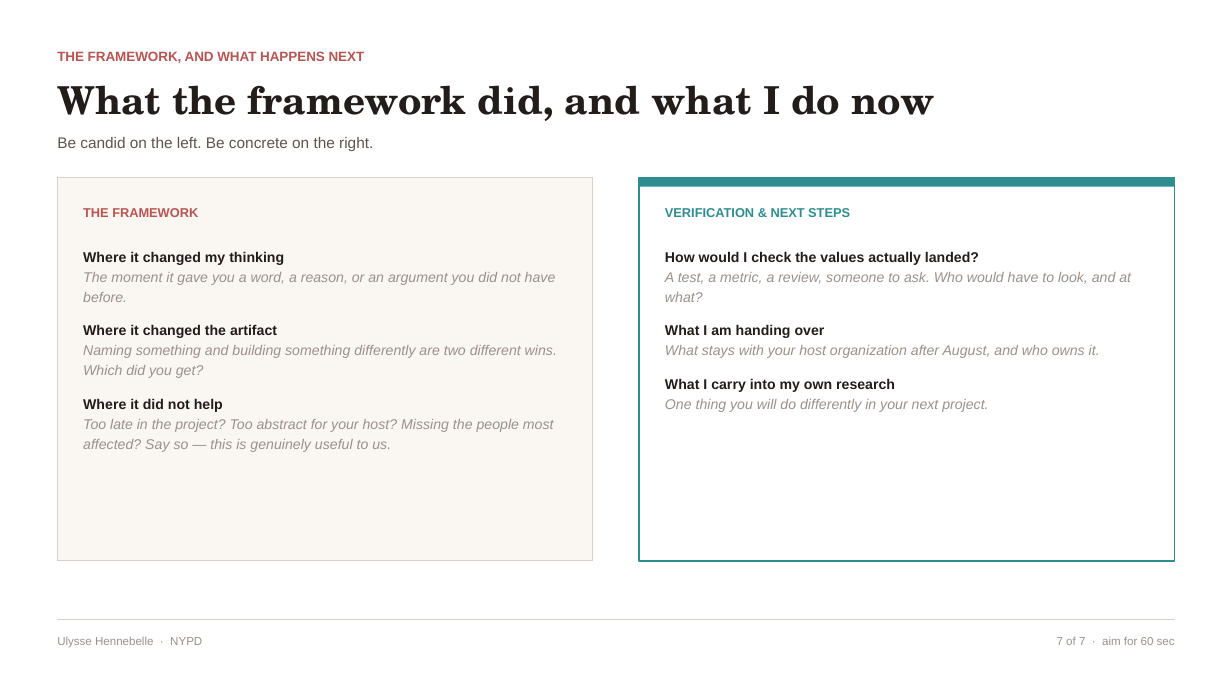
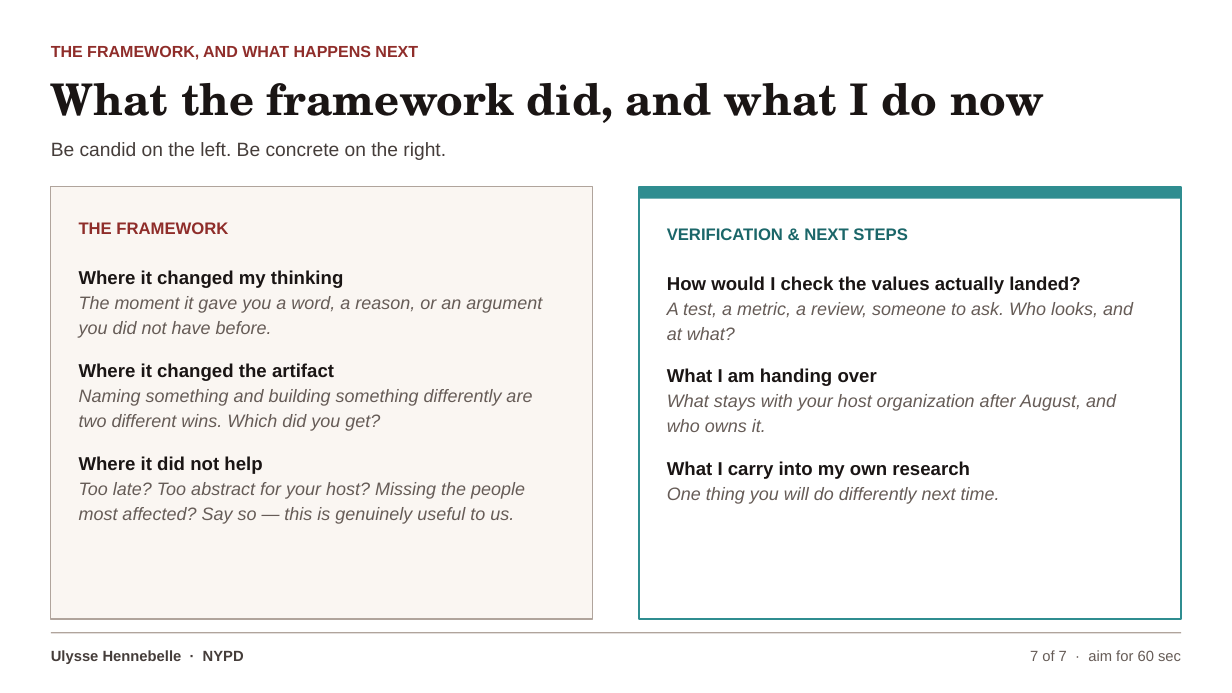
Before and after one commit to PiTechEthics/pitechethics.github.io, a slide deck: slide 75 of output/pptx/2026-VAP-Fellow-Final-Presentation-Template.pptx. Drawn at 1232x693 pixels with LibreOffice and Linux fonts; fonts in the diff are those of the drawing. Boxes give left, top, right and bottom in pixels: in the first picture for what was removed or moved away, otherwise in the second. Text is boxed around its words. In the diff, an @@ line names an element or a change of style, - is before the commit and + after.

```diff
--- a/output/pptx/2026-VAP-Fellow-Final-Presentation-Template.pptx
+++ b/output/pptx/2026-VAP-Fellow-Final-Presentation-Template.pptx
@@ text "THE FRAMEWORK, AND WHAT HAPPENS ..." at [51, 45, 418, 60]: size 10.5 to 12.5 pt, text colour #B75552 to #8F2D2A @@
@@ text "What the framework did, and ..." at [51, 83, 1044, 123]: size 30 to 34 pt, text colour #221C1B to #1A1514; line spacing 1.05 to 1.04 @@
@@ text "Be candid on the left. ..." at [51, 142, 446, 160]: size 12 to 15 pt, text colour #5D5450 to #453D3A @@
@@ rectangle: place and size @@
-rectangle at [57, 177, 593, 561]
+rectangle at [51, 187, 593, 619]
@@ rectangle at [51, 187, 593, 619]: outline #D8D0CA 0.75 pt to #B0A49C 1 pt @@
@@ rectangle: place and size @@
-rectangle at [640, 177, 1176, 187]
+rectangle at [640, 187, 1182, 199]
@@ rectangle: place and size @@
-rectangle at [640, 177, 1176, 561]
+rectangle at [640, 187, 1182, 619]
@@ rectangle at [640, 187, 1182, 619]: outline #2F8D90 1.25 pt to #2F8D90 1.75 pt @@
@@ text at [79, 222, 542, 474]: size 10 to 13 pt, text colour #B75552 to #8F2D2A in "THE FRAMEWORK"; size 11 to 14.5 pt, text colour #221C1B to #1A1514 in "Where it changed my thinking", "Where it changed the artifact", "Where it did not help"; size 11 to 14 pt, text colour #9A918C to #665C57 in "The moment it gave you a word, ...", "Naming something and building something differently are ..."; line spacing 1.18 to 1.16; more space between paragraphs @@
@@ text "THE FRAMEWORK": place and size @@
-text "THE FRAMEWORK" at [83, 208, 557, 452]
+text "THE FRAMEWORK" at [79, 222, 542, 524]
@@ text at [667, 228, 1116, 480]: size 10 to 13 pt, text colour #2F8D90 to #1B6669 in "VERIFICATION & NEXT STEPS"; size 11 to 14.5 pt, text colour #221C1B to #1A1514 in "How would I check the values actually ...", "What I am handing over", "What I carry into my own research"; size 11 to 14 pt, text colour #9A918C to #665C57 in "What stays with your host organization after ..."; line spacing 1.18 to 1.16; more space between paragraphs @@
@@ text "VERIFICATION & NEXT STEPS": place and size @@
-text "VERIFICATION & NEXT STEPS" at [665, 208, 1131, 412]
+text "VERIFICATION & NEXT STEPS" at [667, 228, 1133, 504]
@@ text at [667, 302, 1133, 340]: text changed; size 11 to 14 pt; text colour #9A918C to #665C57 @@
-A test, a metric, a review, someone to ask. Who would have to look, and at what?
+A test, a metric, a review, someone to ask. Who looks, and at what?
@@ text at [79, 482, 525, 524]: text changed; size 11 to 14 pt; text colour #9A918C to #665C57 @@
-Too late in the project? Too abstract for your host? Missing the people most affected? Say so — this is genuinely useful to us.
+Too late? Too abstract for your host? Missing the people most affected? Say so — this is genuinely useful to us.
@@ text at [667, 487, 1000, 504]: text changed; size 11 to 14 pt; text colour #9A918C to #665C57 @@
-One thing you will do differently in your next project.
+One thing you will do differently next time.
@@ text "Ulysse Hennebelle · NYPD": place and size @@
-text "Ulysse Hennebelle · NYPD" at [57, 637, 202, 647]
+text "Ulysse Hennebelle · NYPD" at [51, 650, 244, 664]
@@ text "Ulysse Hennebelle · NYPD" at [51, 650, 244, 664]: size 9 to 11.5 pt, text colour #9A918C to #453D3A, bold on @@
@@ rectangle: place and size @@
-rectangle at [57, 619, 1175, 620]
+rectangle at [51, 632, 1181, 633]
@@ rectangle at [51, 632, 1181, 633]: fill #D8D0CA to #B0A49C @@
@@ text "7 of 7 · aim ...": place and size @@
-text "7 of 7 · aim ..." at [1057, 637, 1175, 645]
+text "7 of 7 · aim ..." at [1030, 650, 1181, 661]
@@ text "7 of 7 · aim ..." at [1030, 650, 1181, 661]: size 9 to 11.5 pt, text colour #9A918C to #665C57 @@
```
Also in this commit, not shown: 74 other slides changed, 1 other file.
